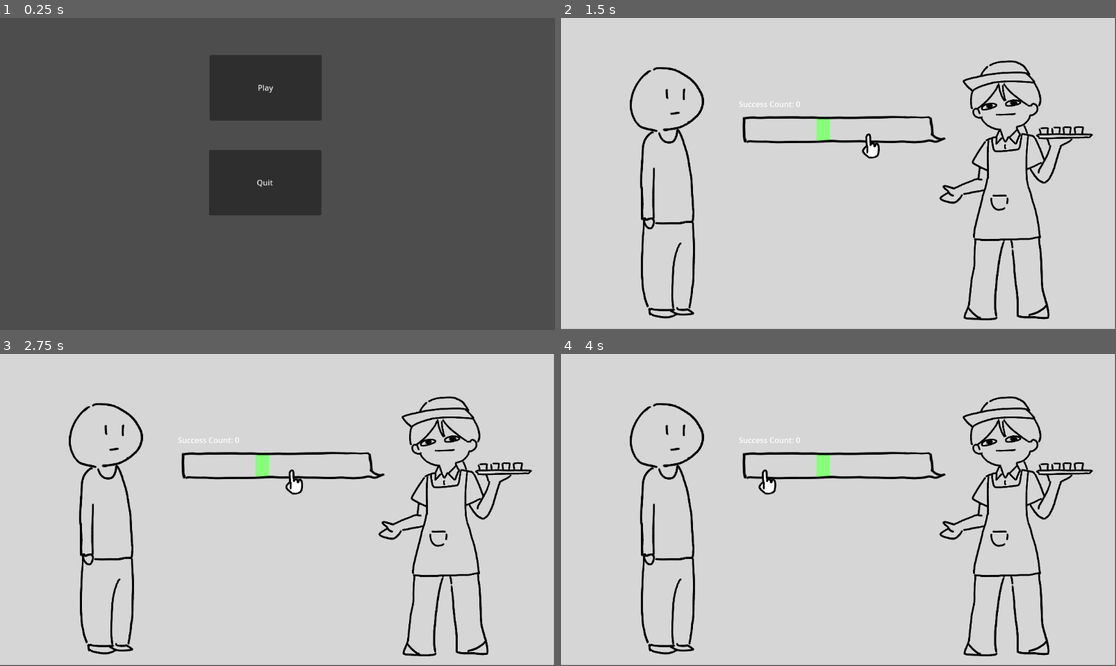
Above: before the commit, frames 1-4 (two rows, left to right).
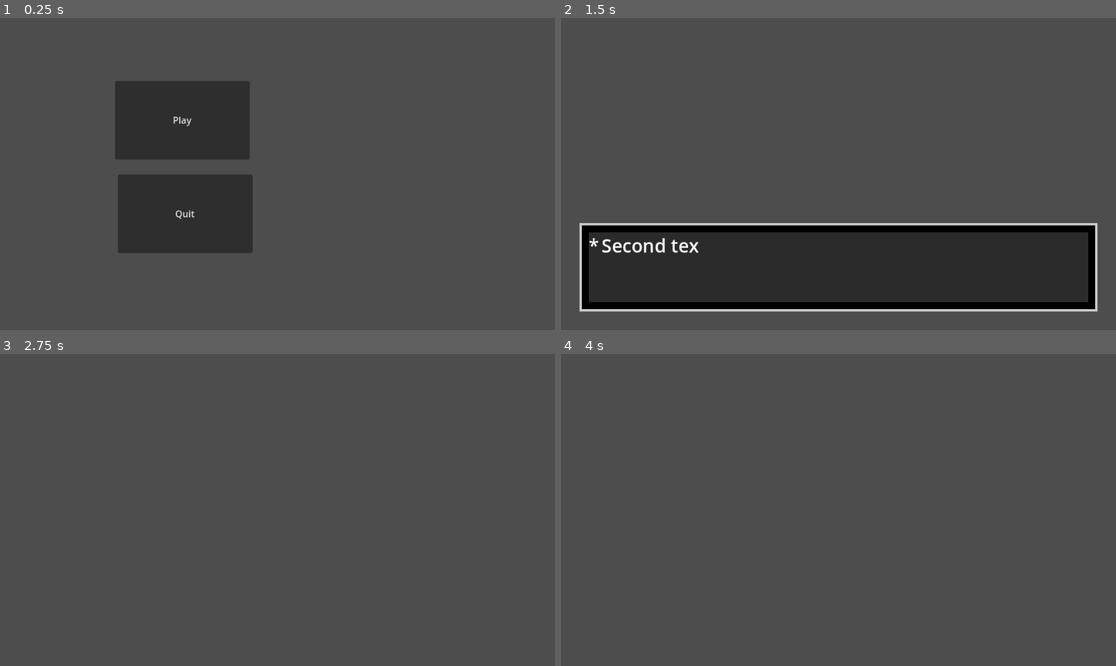
Above: after the commit, the same moments.

Repository: Zoe-2001/53730_final
Game: Godot game, scene res://scenes/main_menu.tscn
Same seed, same stepped clock (60 frames per second), same inputs: the game is played once before the commit and once after it.
Inputs:
- Up to frame 1 (0.25 s): no input
- Up to frame 2 (1.5 s): click "Play" at 0.5 s; tap Enter (ui_accept) at 1.25, 1.35 s
- Up to frame 3 (2.75 s): tap Enter (ui_accept) at 1.52, 1.82, 2.1, 2.27, 2.57 s
- Up to frame 4 (4 s): tap Enter (ui_accept) at 2.85, 3.6, 3.77 s

The runs differ from the first frame. In frame 1, 16% of the frame differs, in the area x 20-58%, y 12-76%; in frame 2, 98%; in frame 3, 99%; in frame 4, 99%, in the area x 0-100%, y 0-100%.

Commit message:
created a textbox system for further usage

Diff:
--- a/project.godot
+++ b/project.godot
@@ -15,6 +15,11 @@
 config/features=PackedStringArray("4.1", "Mobile")
 config/icon="res://sprites/icon.svg"
 
+[display]
+
+window/size/viewport_width=960
+window/size/viewport_height=540
+
 [rendering]
 
 textures/canvas_textures/default_texture_filter=0
--- a/scenes/CharacterBody2D.gd
+++ b/scenes/CharacterBody2D.gd
@@ -5,25 +5,37 @@
 @onready var numofsuccess = 0
 
 var entered_green = false
-
 func _on_green_area_area_entered(area):
-	$Label.text = area.name
+	$Label.text = "Click!"
 	entered_green = true
-
 
 func _on_green_area_area_exited(area):
 	$Label.text = ""
 	entered_green = false
 
 
+var entered_blue = false
+func _on_blue_area_area_entered(area):
+	$Label.text = "Click!"
+	entered_blue = true
+
+func _on_blue_area_area_exited(area):
+	$Label.text = ""
+	entered_blue = false
+
 func _physics_process(delta):
 	var greenarea = %GreenArea
+	var bluearea = %BlueArea
 	%NumofSuccess.text = "Success Count: "+str(numofsuccess)
 
-	if entered_green == true and Input.is_action_just_pressed("ui_accept"):
-		var min_range = -149
-		var max_range = 208
+	if (entered_blue or entered_green) and Input.is_action_just_pressed("ui_accept"):
+		var min_range = -246
+		var max_range = 117
 		var random_number = rng.randf_range(min_range, max_range)
+		bluearea.position.x = random_number
+		min_range = -70
+		max_range = 288
+		random_number = rng.randf_range(min_range, max_range)
 		greenarea.position.x = random_number
 		numofsuccess += 1
 
--- a/scenes/main_menu.tscn
+++ b/scenes/main_menu.tscn
@@ -6,18 +6,18 @@
 script = ExtResource("1_hnsnr")
 
 [node name="PlayButton" type="Button" parent="."]
-offset_left = 435.0
-offset_top = 77.0
-offset_right = 668.0
-offset_bottom = 213.0
+offset_left = 199.0
+offset_top = 109.0
+offset_right = 432.0
+offset_bottom = 245.0
 tooltip_text = "Let's get started!"
 text = "Play"
 
 [node name="QuitButton" type="Button" parent="."]
-offset_left = 434.0
-offset_top = 274.0
-offset_right = 667.0
-offset_bottom = 410.0
+offset_left = 204.0
+offset_top = 271.0
+offset_right = 437.0
+offset_bottom = 407.0
 tooltip_text = "Click on this to exit the game."
 text = "Quit"
 
--- /dev/null
+++ b/scenes/textbox.tscn
@@ -0,0 +1,78 @@
+[gd_scene load_steps=5 format=3 uid="uid://d1sm5huvup81r"]
+
+[ext_resource type="Script" path="res://textbox.gd" id="1_m6cwg"]
+
+[sub_resource type="StyleBoxFlat" id="StyleBoxFlat_xutss"]
+bg_color = Color(0, 0, 0, 1)
+border_width_left = 4
+border_width_top = 4
+border_width_right = 4
+border_width_bottom = 4
+
+[sub_resource type="StyleBoxFlat" id="StyleBoxFlat_t2met"]
+bg_color = Color(0.168627, 0.168627, 0.168627, 1)
+
+[sub_resource type="SystemFont" id="SystemFont_c6ub3"]
+font_names = PackedStringArray("Abaddon")
+
+[node name="Textbox" type="CanvasLayer"]
+script = ExtResource("1_m6cwg")
+
+[node name="TextboxContainer" type="MarginContainer" parent="."]
+anchors_preset = 12
+anchor_top = 1.0
+anchor_right = 1.0
+anchor_bottom = 1.0
+offset_top = -185.0
+grow_horizontal = 2
+grow_vertical = 0
+
+[node name="MarginContainer" type="MarginContainer" parent="TextboxContainer"]
+layout_mode = 2
+theme_override_constants/margin_left = 32
+theme_override_constants/margin_right = 32
+theme_override_constants/margin_bottom = 32
+
+[node name="Panel" type="Panel" parent="TextboxContainer/MarginContainer"]
+layout_mode = 2
+theme_override_styles/panel = SubResource("StyleBoxFlat_xutss")
+
+[node name="MarginContainer" type="MarginContainer" parent="TextboxContainer/MarginContainer"]
+layout_mode = 2
+theme_override_constants/margin_left = 16
+theme_override_constants/margin_top = 16
+theme_override_constants/margin_right = 16
+theme_override_constants/margin_bottom = 16
+
+[node name="Panel" type="Panel" parent="TextboxContainer/MarginContainer/MarginContainer"]
+layout_mode = 2
+theme_override_styles/panel = SubResource("StyleBoxFlat_t2met")
+
+[node name="HBoxContainer" type="HBoxContainer" parent="TextboxContainer/MarginContainer/MarginContainer"]
+layout_mode = 2
+
+[node name="Start" type="Label" parent="TextboxContainer/MarginContainer/MarginContainer/HBoxContainer"]
+layout_mode = 2
+size_flags_horizontal = 0
+size_flags_vertical = 0
+theme_override_fonts/font = SubResource("SystemFont_c6ub3")
+theme_override_font_sizes/font_size = 32
+text = "*"
+
+[node name="Text" type="Label" parent="TextboxContainer/MarginContainer/MarginContainer/HBoxContainer"]
+layout_mode = 2
+size_flags_horizontal = 3
+size_flags_vertical = 1
+theme_override_fonts/font = SubResource("SystemFont_c6ub3")
+theme_override_font_sizes/font_size = 32
+text = "Text! Some placeholder Text to show the functionality of the textbox... Text! Some placeholder Text to show the functionality of the textbox..."
+autowrap_mode = 3
+clip_text = true
+
+[node name="End" type="Label" parent="TextboxContainer/MarginContainer/MarginContainer/HBoxContainer"]
+layout_mode = 2
+size_flags_horizontal = 8
+size_flags_vertical = 8
+theme_override_fonts/font = SubResource("SystemFont_c6ub3")
+theme_override_font_sizes/font_size = 32
+text = ">"
--- a/scenes/world.tscn
+++ b/scenes/world.tscn
@@ -1,13 +1,14 @@
-[gd_scene load_steps=10 format=3 uid="uid://b7ctatqya84u"]
+[gd_scene load_steps=9 format=3 uid="uid://b7ctatqya84u"]
 
 [ext_resource type="Script" path="res://scenes/CharacterBody2D.gd" id="1_kf7rr"]
 [ext_resource type="Texture2D" uid="uid://dwtek4bqnjkei" path="res://sprites/indicator.png" id="2_x05bu"]
 [ext_resource type="Texture2D" uid="uid://dq6xer3qqlv2h" path="res://sprites/bar.png" id="3_x2vfq"]
-[ext_resource type="Texture2D" uid="uid://3c32modjwcsp" path="res://sprites/char.png" id="4_nok48"]
-[ext_resource type="Texture2D" uid="uid://cvk8inmw56qm0" path="res://sprites/npc.png" id="5_t2bo4"]
 
 [sub_resource type="RectangleShape2D" id="RectangleShape2D_muh2i"]
 size = Vector2(27.5, 49)
+
+[sub_resource type="RectangleShape2D" id="RectangleShape2D_nr4gy"]
+size = Vector2(18, 48)
 
 [sub_resource type="SpriteFrames" id="SpriteFrames_5gyt5"]
 animations = [{
@@ -29,28 +30,37 @@
 [node name="Node2D" type="Node2D"]
 metadata/_edit_horizontal_guides_ = []
 
-[node name="background" type="ColorRect" parent="."]
-offset_right = 1150.0
-offset_bottom = 646.0
-color = Color(0.839216, 0.839216, 0.839216, 1)
-
 [node name="GreenArea" type="Area2D" parent="."]
 unique_name_in_owner = true
 
 [node name="CollisionShape2D" type="CollisionShape2D" parent="GreenArea"]
-position = Vector2(544, 232)
+position = Vector2(183, 188)
 shape = SubResource("RectangleShape2D_muh2i")
 debug_color = Color(0, 0.643137, 0.317647, 0.419608)
 
 [node name="ColorRect" type="ColorRect" parent="GreenArea"]
-offset_left = 530.0
-offset_top = 207.0
-offset_right = 558.0
-offset_bottom = 256.0
+offset_left = 169.0
+offset_top = 163.0
+offset_right = 197.0
+offset_bottom = 212.0
 color = Color(0.533333, 1, 0.478431, 1)
 
+[node name="BlueArea" type="Area2D" parent="."]
+unique_name_in_owner = true
+
+[node name="CollisionShape2D" type="CollisionShape2D" parent="BlueArea"]
+position = Vector2(356, 187)
+shape = SubResource("RectangleShape2D_nr4gy")
+
+[node name="ColorRect" type="ColorRect" parent="BlueArea"]
+offset_left = 347.0
+offset_top = 163.0
+offset_right = 365.0
+offset_bottom = 214.0
+color = Color(0, 1, 1, 1)
+
 [node name="Bar" type="Sprite2D" parent="."]
-position = Vector2(587, 232)
+position = Vector2(306, 188)
 scale = Vector2(0.465934, 0.416667)
 texture = ExtResource("3_x2vfq")
 
@@ -59,58 +69,51 @@
 script = ExtResource("1_kf7rr")
 
 [node name="AnimatedSprite2D" type="AnimatedSprite2D" parent="indicator"]
-position = Vector2(56, 309)
+position = Vector2(-130, 262)
 scale = Vector2(0.372611, 0.372611)
 sprite_frames = SubResource("SpriteFrames_5gyt5")
 
 [node name="Area2D" type="Area2D" parent="indicator"]
+position = Vector2(-186, -47)
 
 [node name="CollisionShape2D" type="CollisionShape2D" parent="indicator/Area2D"]
 position = Vector2(57, 315)
 shape = SubResource("RectangleShape2D_l1u0k")
 
 [node name="CollisionShape2D" type="CollisionShape2D" parent="indicator"]
-position = Vector2(57, 315)
+position = Vector2(-129, 268)
 shape = SubResource("RectangleShape2D_l1u0k")
 
 [node name="Label" type="Label" parent="indicator"]
-offset_left = 21.0
-offset_top = 357.0
-offset_right = 96.0
-offset_bottom = 383.0
+offset_left = -165.0
+offset_top = 310.0
+offset_right = -90.0
+offset_bottom = 336.0
 horizontal_alignment = 1
 
 [node name="collision walls" type="StaticBody2D" parent="."]
 
 [node name="CollisionShape2D" type="CollisionShape2D" parent="collision walls"]
-position = Vector2(773, 232)
+position = Vector2(493, 192)
 shape = SubResource("RectangleShape2D_kv0l2")
 
 [node name="CollisionShape2D2" type="CollisionShape2D" parent="collision walls"]
-position = Vector2(375, 230)
+position = Vector2(94, 189)
 shape = SubResource("RectangleShape2D_kv0l2")
-
-[node name="Char" type="Sprite2D" parent="."]
-position = Vector2(945, 358)
-scale = Vector2(0.330893, 0.330893)
-texture = ExtResource("4_nok48")
-
-[node name="Npc" type="Sprite2D" parent="."]
-position = Vector2(220, 363)
-scale = Vector2(0.361888, 0.361888)
-texture = ExtResource("5_t2bo4")
 
 [node name="NumofSuccess" type="Label" parent="."]
 unique_name_in_owner = true
-offset_left = 369.0
-offset_top = 167.0
-offset_right = 409.0
-offset_bottom = 190.0
+offset_left = 99.0
+offset_top = 135.0
+offset_right = 139.0
+offset_bottom = 158.0
 
+[connection signal="area_entered" from="GreenArea" to="indicator" method="_on_green_area_area_entered"]
 [connection signal="area_entered" from="GreenArea" to="indicator" method="_on_areatest_area_entered"]
-[connection signal="area_entered" from="GreenArea" to="indicator" method="_on_green_area_area_entered"]
+[connection signal="area_exited" from="GreenArea" to="indicator" method="_on_green_area_area_exited"]
 [connection signal="area_exited" from="GreenArea" to="indicator" method="_on_areatest_area_exited"]
-[connection signal="area_exited" from="GreenArea" to="indicator" method="_on_green_area_area_exited"]
 [connection signal="area_shape_entered" from="GreenArea" to="indicator" method="_on_areatest_area_shape_entered"]
+[connection signal="area_entered" from="BlueArea" to="indicator" method="_on_blue_area_area_entered"]
+[connection signal="area_exited" from="BlueArea" to="indicator" method="_on_blue_area_area_exited"]
 [connection signal="area_entered" from="indicator/Area2D" to="indicator" method="_on_area_2d_area_entered"]
 [connection signal="area_shape_entered" from="indicator/Area2D" to="indicator" method="_on_area_2d_area_shape_entered"]
--- a/scripts/main_menu.gd
+++ b/scripts/main_menu.gd
@@ -7,4 +7,4 @@
 
 
 func _on_play_button_pressed():
-	get_tree().change_scene_to_file("res://scenes/world.tscn")
+	get_tree().change_scene_to_file("res://scenes/textbox.tscn")
--- /dev/null
+++ b/textbox.gd
@@ -0,0 +1,80 @@
+extends CanvasLayer
+
+@onready var textbox_container = $TextboxContainer
+@onready var start_symbol = $TextboxContainer/MarginContainer/MarginContainer/HBoxContainer/Start
+@onready var end_symbol = $TextboxContainer/MarginContainer/MarginContainer/HBoxContainer/End
+@onready var text_content = $TextboxContainer/MarginContainer/MarginContainer/HBoxContainer/Text
+var tween : Tween
+
+enum State {
+	READY,
+	READING,
+	FINISHED,
+}
+var current_state = State.READY
+
+var text_queue = []
+
+# Called when the node enters the scene tree for the first time.
+func _ready():
+	hide_textbox()
+	queue_text("First text. First text. First text. First text. First text. First text. First text. First text. First text. First text. First text. First text. First text. First text. ")
+	queue_text("Second text!Second text!Second text!Second text!Second text!Second text!Second text!Second text!")
+	queue_text("Third text! Third text! Third text!")
+
+
+# Called every frame. 'delta' is the elapsed time since the previous frame.
+func _process(delta):
+	match current_state:
+		State.READY:
+			if !text_queue.is_empty():
+				display_text()
+		State.READING:
+			if !tween.is_running():
+				change_state(State.FINISHED)
+			elif Input.is_action_just_pressed("ui_accept"):
+				text_content.visible_ratio = 1
+				tween.stop()
+				end_symbol.text = ">"
+				change_state(State.FINISHED)
+		State.FINISHED:
+			if Input.is_action_just_pressed("ui_accept"):
+				change_state(State.READY)
+				hide_textbox()
+
+
+func hide_textbox():
+	start_symbol.text = ""
+	end_symbol.text = ""
+	text_content.text = ""
+	textbox_container.hide()
+
+func show_textbox():
+	start_symbol.text = "*"
+	textbox_container.show()
+
+func display_text():
+	var next_text = text_queue.pop_front()
+	text_content.text = next_text
+	change_state(State.READING)
+	show_textbox()
+	tween = create_tween()
+	text_content.visible_ratio = 0.0
+	var tween_duration_time = 2.0
+	var len_text = next_text.length()
+	var max_length = 176.0
+	tween_duration_time = (len_text/max_length)*tween_duration_time
+	tween.tween_property(text_content, 'visible_ratio', 1, tween_duration_time)
+
+func change_state(next_state):
+	current_state = next_state
+	match current_state:
+		State.READY:
+			print("Switching to state READY")
+		State.READING:
+			print("Switching to state READING")
+		State.FINISHED:
+			print("Switching to state FINISHED")
+
+func queue_text(next_text):
+	text_queue.push_back(next_text)
Binary file added: sprites/skeletons/Skeleton Attack.png
Not shown, added: sprites/skeletons/Skeleton Attack.png.import
Binary file added: sprites/skeletons/Skeleton Dead.png
Not shown, added: sprites/skeletons/Skeleton Dead.png.import
Binary file added: sprites/skeletons/Skeleton Hit.png
Not shown, added: sprites/skeletons/Skeleton Hit.png.import
Binary file added: sprites/skeletons/Skeleton Idle.png
Not shown, added: sprites/skeletons/Skeleton Idle.png.import
Binary file added: sprites/skeletons/Skeleton React.png
Not shown, added: sprites/skeletons/Skeleton React.png.import
Binary file added: sprites/skeletons/Skeleton Walk.png
Not shown, added: sprites/skeletons/Skeleton Walk.png.import
